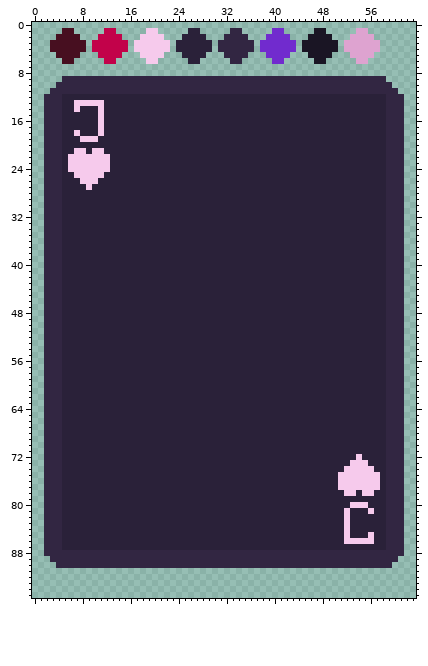
File history of a pixel-art file, sprites/WorkFiles/CardTemplate.aseprite. The picture above was drawn from the file before the commit.
64x96 pixels, 1 frame.
The same view after the edit:
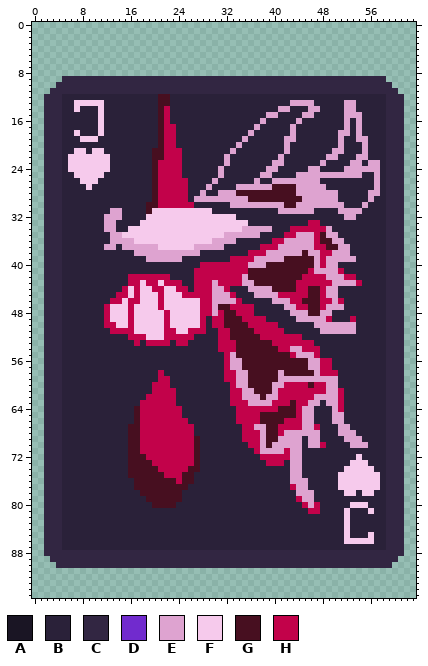
Palette (. is transparent): A #1a1524  B #2a2139  C #322642  D #712bce  E #dea3d0  F #f6caec  G #470f20  H #c2024a
Edits made:
layer "Palette" now hidden
Changed rows in their new state; - is an unchanged pixel.
first column x 3:
 1 --..-----..-----..-----..-----..-----..-----..-----..--
 2 -....---....---....---....---....---....---....---....-
 3 ......-......-......-......-......-......-......-......
 4 ......-......-......-......-......-......-......-......
 5 -....---....---....---....---....---....---....---....-
 6 --..-----..-----..-----..-----..-----..-----..-----..--
first column x 12:
12 ---------GG-----------------------------------
13 ---------GG--------------------EEEE-----EE----
14 ---------GH------------------EE---EE----EE----
15 ---------GH----------------EE----EE-----EEE---
16 ---------GH---------------E-----E-------E-E---
17 ---------GHH-------------E-----E--------E-E---
18 ---------GHH------------E------E-------EE-E---
19 ---------GHH-----------E------EE-------E--EE--
20 ---------GHH----------E-------E--------E---E--
21 --------GGHHH--------E--------E-------EE---E--
22 --------GGHHH-------E--------E-------EE---EE--
23 --------GHHHH-------E-------EE------E----EE-EE
24 --------GHHHH------E-------EE-----EE----EEEEEE
25 --------GHHHH------E------EE----EEEEEEEEEEE--E
26 --------GHHHHH----E------E--EEEEEEEE---------E
27 --------GHHHHH---E----EEEEEEGGGGEEEEE--------E
28 --------GHHHHH--E--EEEGGGGGGGGGGEEEEEEE-----EE
29 --------GHHHHH-EEEEEEEEEGGGGGGGGGEEEEEE-----E-
30 -------GGHHHHHH------EEEEEEEEEGGEEEEEEEE---E--
31 -EE----GFFFFFFFFFF-----------EEEEEE----EEEE---
32 EEE----FFFFFFFFFFFFFFF------------------EE----
33 EE----FFFFFFFFFFFFFFFFFF----------HH----------
34 EE--FFFFFFFFFFFFFFFFFFFEEEEE---HHHHHHE--------
35 -EEFFFFFFFFFFFFFFFFFEEEEEE----HHEEEHGEE-------
36 -EEEEFFFFFFFFFFFFFEEEE------HHEEEEEHGGEE------
37 EE-EEEEEEFFFFFFEEEEE------HHHEEEEEEHHGGEE-----
38 -----EEEEEEEEEEE--------HHHEEEEEEGEEHHEEE-----
39 -------EEEEEE--------HHHHEEEEEGGGGGEHEEEEE----
40 ----------------HHHHHHHHEEEGGGGGGGGEHEE-------
41 ---------------HHHHHHHHHGGGGGGGGGGHEEEEH------
42 ----HHHHHHH----HHHHHHHHEGGGGGGGGGHHHHEEEHH----
43 ----HHFHHFHHH--HHHEHHHHEEGGGGGGGHHHHHHEEEEH---
44 ---HFHFFHHFFHH-HHHEEH---EEEEGGGGHHGGHEE-------
45 --HHFHFFFHFFFHHHHHEEEH---EEEEHHHHHGGHEE-------
46 -HHFHHFFFHFFFFFFHHEEEEH-----EEEHHGGGHHEH------
47 HFFFHFFFFHFFFFFFHHEGGHHHH-----EEHHGGHEEE------
48 HFFFHFFFFFHFFFFFHHEHGGHHH------EEEGGEE--------
49 HFFFHFFFFFHFFFFFH-HHGGGHHHH-----EEEEEH---H----
50 HHFFHFFFFFHFFFFFH-HHGGGGHHHHH------EEEEEEE----
51 -HHHHFFFFFHHFFHHH--HHGGGGHHHHH------EEEEEE----
52 ----HHHFFFHHHHH----HHGGGGGHHHHHHH-------------
53 -----H-HHHH-HH-----HHHGGGGGGHHHHHHH-----------
54 -------------------HHHGGGGGGGHHEEHHH----------
55 --------------------HEGGGGGGGGGHEEEH----------
56 --------------------HEEGGGGGGGGGGGEEHH--------
57 --------------------HEEGGGGGGGGGGGEEHH--------
58 ---------H----------HHEEGGGGGEGGGGGEHHH-------
59 ---------HH---------HHEEGGGGGEEEEEEEEEE-------
60 --------HHH----------HEEGGGGEEHHHHGHHEE-------
61 --------HHHH---------HHEEGGGEHHHHHHHHEEH------
62 -------HHHHH---------HHEEEGEEHHHHHHEEEEH------
63 ------HHHHHH---------HHHEEEEHHHGHHEE-EEH------
64 -----GHHHHHHH---------HHHHHHHGGGHEE---EH------
65 -----GHHHHHHH---------HHHHGGGGGGHEE---EE------
66 -----GHHHHHHHH--------HHHHGGGGHHHEE---EE------
67 ----GGHHHHHHHHH--------HHEEGGHHHHEEH---EE-----
68 ----GGHHHHHHHHH--------HHHEGGHEEEEEE---EEE----
69 ----GGHHHHHHHHHG-------HHHEGGEEEE-EE----EEE---
70 ----GGHHHHHHHHHG--------HHEGEEEEE-EEH----EEE--
71 ----GGHHHHHHHHHG---------HEEEEHEE-------------
72 ----GGGHHHHHHHHG----------HHHHHEE-------------
73 ----GGGGHHHHHHHG-----------HHH-EE-------------
74 ----GGGGGHHHHHGG---------------EE-------------
75 ----GGGGGGHHHGG----------------EE-------------
76 -----GGGGGGGHGG----------------EEE------------
77 -----GGGGGGGGG-----------------HEE------------
78 ------GGGGGGG-------------------EEE-----------
79 -------GGGGGG-------------------HEE-----------
80 --------GGGG---------------------HEH----------
81 ----------------------------------HH----------
